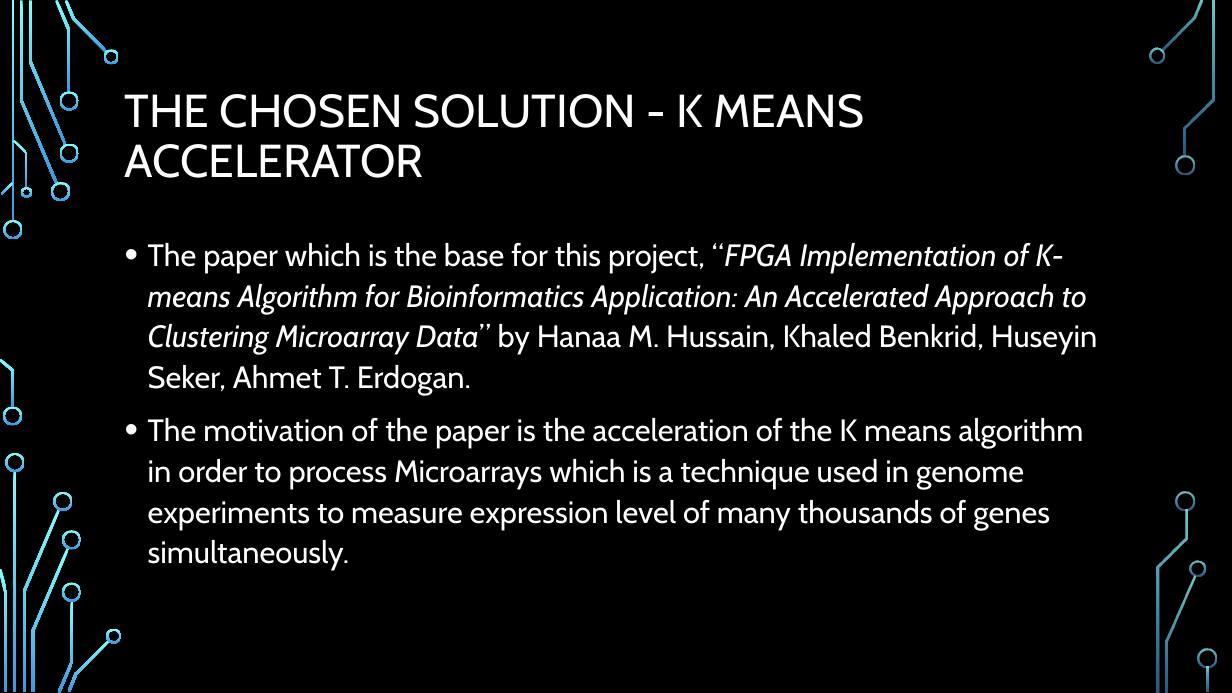
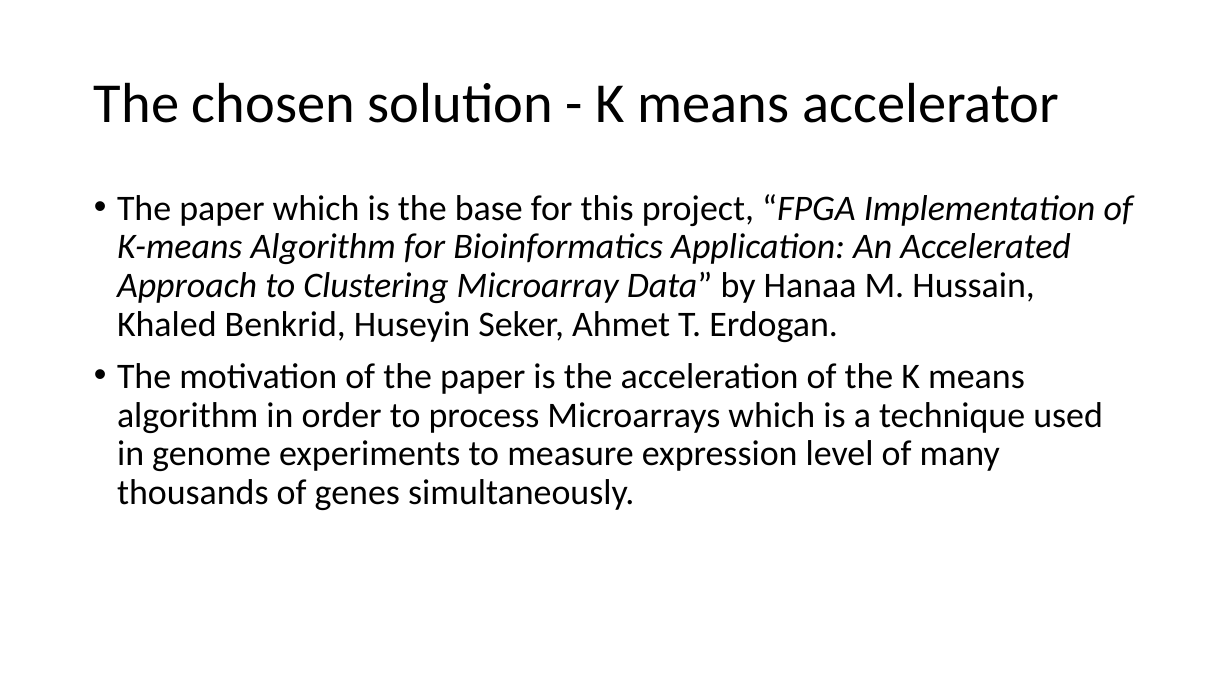
Before and after one commit to liotahuf/project_k_means, a slide deck: slide 16 of Midle presentation.pptx. Drawn at 1232x693 pixels with LibreOffice and Linux fonts; fonts in the diff are those of the drawing; background and template pictures are left out. Boxes give left, top, right and bottom in pixels: in the first picture for what was removed or moved away, otherwise in the second. Text is boxed around its words. In the diff, an @@ line names an element or a change of style, - is before the commit and + after.

```diff
--- a/Midle presentation.pptx
+++ b/Midle presentation.pptx
@@ background picture (left out) to #FFFFFF @@
@@ title at [94,82,1059,123]: text changed; size 36 to 44 pt; font Cabin to Calibri; text colour #FFFFFF to #000000 @@
-THE CHOSEN SOLUTION - K MEANS ACCELERATOR
+The chosen solution - K means accelerator
@@ text "The paper which is the ...": place and size @@
-text "The paper which is the ..." at [148,243,1097,570]
+text "The paper which is the ..." at [117,194,1133,510]
@@ text "The paper which is the ..." at [117,194,1133,510]: size 24 to 28 pt, font Cabin to Calibri, text colour #FFFFFF to #000000; line spacing 1.1 to 0.9 @@
@@ group removed at [0,0,1217,693]: 33 freeform shapes, 3 rectangles @@
```
Also in this commit, not shown: 47 other slides changed, 2 other files.
